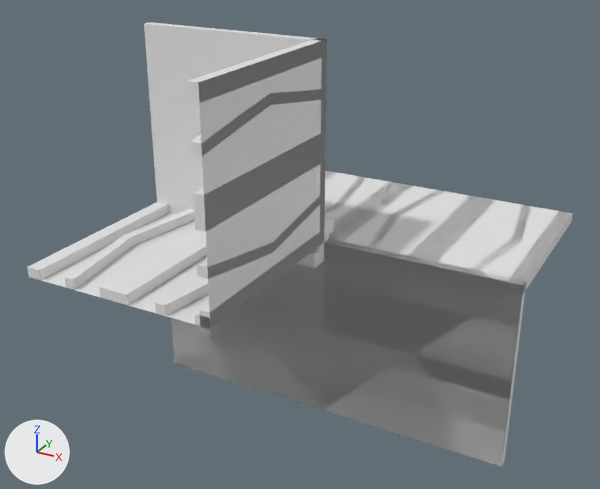
Renders of the OBJ model Data/bmc/tiles/t_188.obj from each side of a commit.
Before and after are seen from a 50 mm lens placed at (0.866, -1.701, 0.83), pointed at (-0.052, -0.031, -0.005). Lighting does not change. The marker at lower left points along +X, +Y and +Z. Where no turn or scale is listed for an object, it has been applied to the vertices.

Names of what the first picture shows: 't_188'.
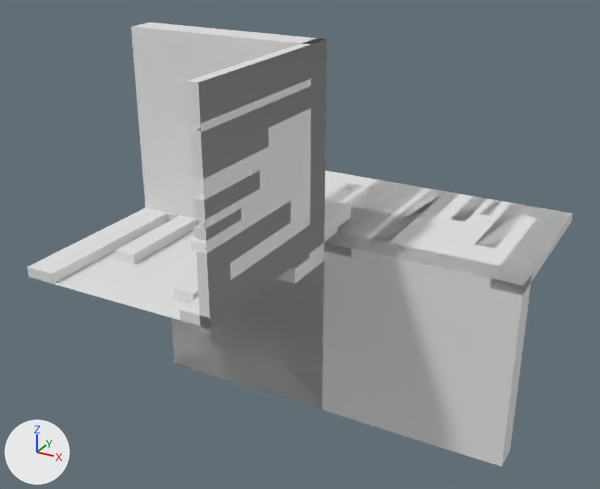
Diff of the bpy script that builds the scene:
```diff
--- a/Data/bmc/tiles/t_188.obj.py
+++ b/Data/bmc/tiles/t_188.obj.py
@@ me_t_188 @@
 # used by ob_t_188; location = (0.0, 0.0, 0.0)
-me_t_188.from_pydata(...)  # 282 vertices, 548 faces; spans x -0.5..0.5, y -0.5..0.5, z -0.5..0.5
+me_t_188.from_pydata(...)  # 240 vertices, 450 faces; spans x -0.5..0.5, y -0.5..0.5, z -0.5..0.5
+# me_t_188 part 1: a new loose piece, a box spanning x -0.025..0.0, y -0.5..-0.374, z 0.193..0.218
+# me_t_188 part 2: a new loose piece, a box spanning x 0.282..0.307, y 0.374..0.5, z -0.025..0.0
+# me_t_188 part 3: a new loose piece, a box spanning x 0.223..0.263, y 0.3..0.5, z -0.025..0.0
+# me_t_188 part 4: the loose piece of 38 vertices spanning x -0.138..-0.071, y -0.5..0.5, z -0.025..0.025 is rebuilt with 25 vertices and now spans x -0.182..-0.092, y -0.429..0.429, z -0.025..0.025
+# me_t_188 part 5: the loose piece of 21 vertices spanning x -0.287..-0.213, y -0.5..0.5, z -0.025..0.025 is rebuilt with 14 vertices and now spans x -0.263..-0.223, y -0.2..0.2, z -0.025..0.025
+# me_t_188 part 6: the loose piece of 20 vertices spanning x -0.025..0.0, y -0.5..0.0, z 0.363..0.429 is rebuilt with 14 vertices and now spans x -0.025..0.0, y -0.5..-0.071, z 0.318..0.408
+# me_t_188 part 7: the loose piece of 20 vertices spanning x 0.071..0.138, y 0.0..0.5, z -0.025..0.0 is rebuilt with 14 vertices and now spans x 0.092..0.182, y 0.071..0.5, z -0.025..0.0
+# me_t_188 part 8: the loose piece of 12 vertices spanning x 0.213..0.287, y 0.0..0.5, z -0.025..0.0 is deleted
+# me_t_188 part 9: the loose piece of 12 vertices spanning x -0.025..0.0, y -0.5..0.0, z 0.213..0.288 is deleted
+# me_t_188 part 10: 127 vertices removed from x -0.5..0.5, y -0.5..0.5, z -0.5..0.5; 95 vertices added at x -0.5..0.5, y -0.5..0.5, z -0.5..0.5
```

Changed parts and their boxes (x1, y1, x2, y2) in the pictures (600 x 489 px; the box of a moved part takes in the faces that stretch with it):
part 1 of me_t_188, added
    after: (195, 208, 241, 241)
part 2 of me_t_188, added
    after: (481, 200, 501, 216)
part 3 of me_t_188, added
    after: (451, 196, 487, 222)
part 4 of me_t_188, rebuilt (11% narrower, 14% shorter)
    before: (155, 176, 366, 316)
    after: (174, 183, 362, 303)
part 5 of me_t_188, rebuilt
    before: (99, 171, 336, 305)
    after: (191, 239, 206, 251)
part 6 of me_t_188, rebuilt (10% narrower, 36% taller)
    before: (190, 89, 326, 157)
    after: (190, 86, 312, 179)
part 7 of me_t_188, rebuilt
    before: (365, 190, 445, 262)
    after: (370, 189, 459, 243)
part 8 of me_t_188, deleted
    before: (403, 196, 495, 275)
part 9 of me_t_188, deleted
    before: (193, 131, 326, 232)
part 10 of me_t_188, moved or reshaped
    both: (27, 22, 573, 465)
